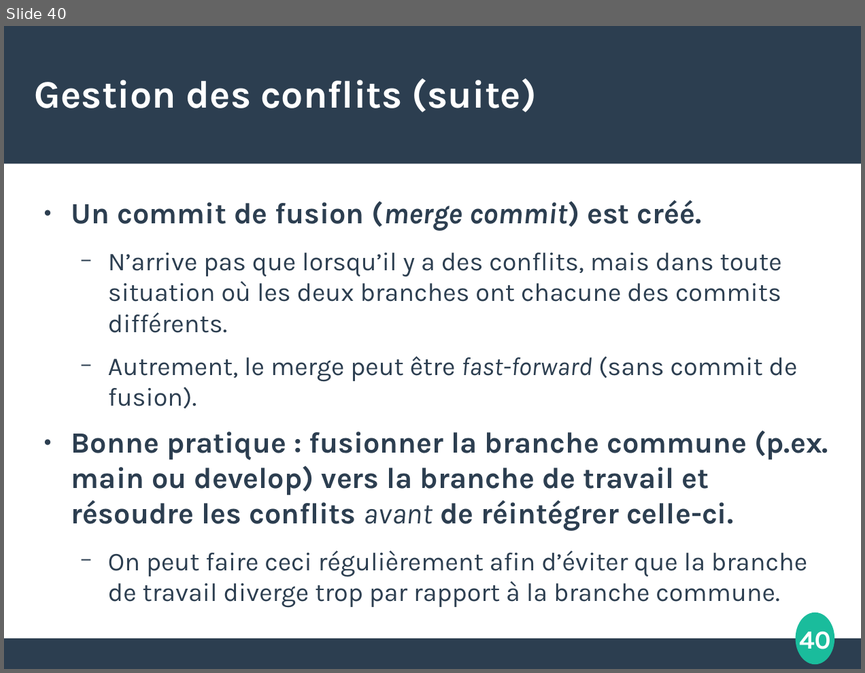
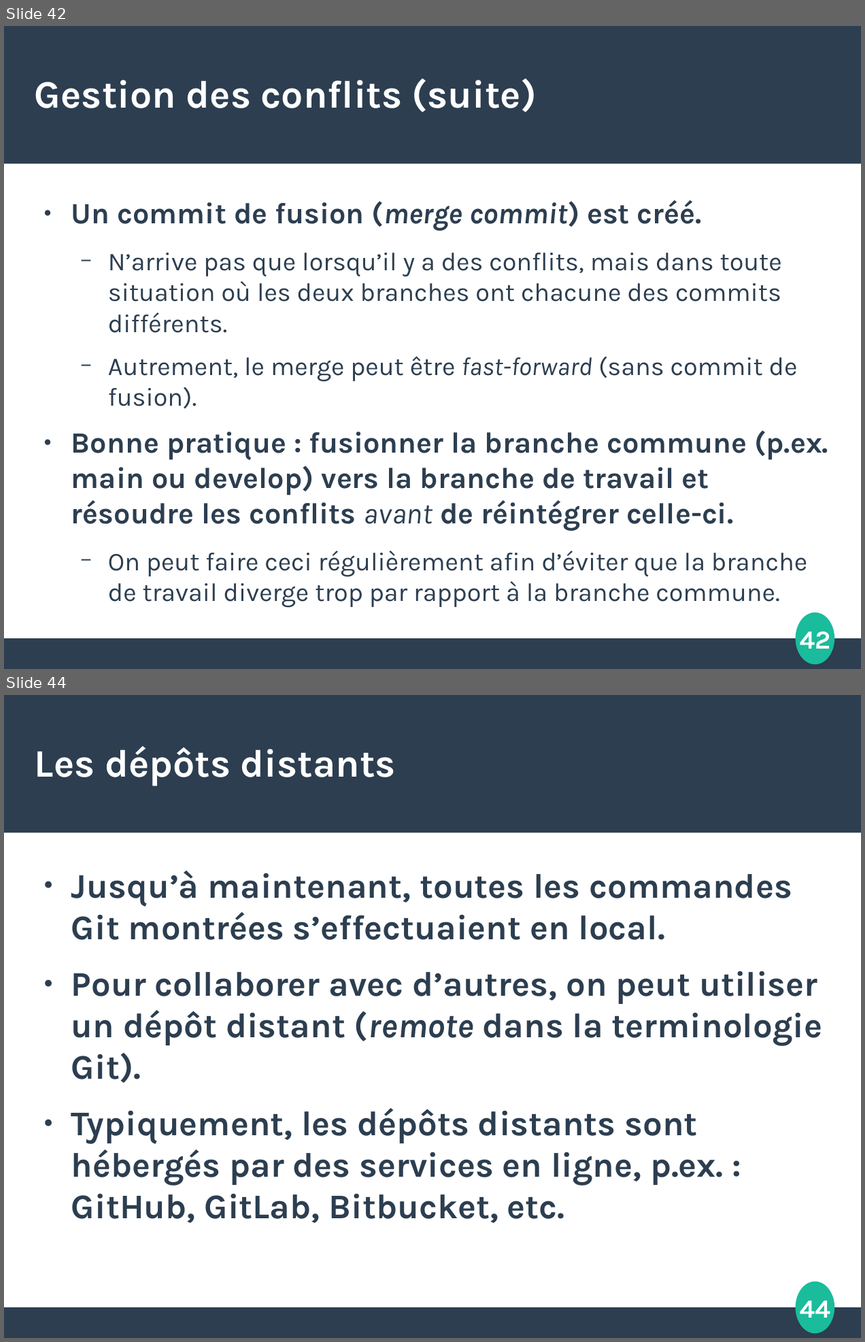
Before and after one commit to etdube/formation_git, a slide deck: Présentation git.odp. Shown one above the other, each under a label of ours: slide 40 before the commit, slides 42 and 44 after it; the slides between them are not shown. The pictures are 865x673 and 865x1342 pixels, drawn with LibreOffice and Linux fonts; fonts in the diff are those of the drawing. Boxes give left, top, right and bottom in pixels: in the first picture for what was removed or moved away, otherwise in the second. Text is boxed around its words. In the diff, an @@ line names an element or a change of style, - is before the commit and + after.

Commit message:
Section branches distantes

```diff
--- a/Présentation git.odp
+++ b/Présentation git.odp
@@ slide 44 added at [4, 695, 861, 1338], background #FFFFFF; not listed: 4 template elements that a slide beside it also shows @@
@@ title added at [35, 746, 396, 785], 36 pt, text #FFFFFF, bold @@
+Les dépôts distants
@@ text added at [71, 870, 823, 1223], 32 pt, text #2C3E50, bold @@
+● Jusqu’à maintenant, toutes les commandes Git montrées s’effectuaient en local.
+● Pour collaborer avec d’autres, on peut utiliser un dépôt distant (remote dans la terminologie Git).
+● Typiquement, les dépôts distants sont hébergés par des services en ligne, p.ex. : GitHub, GitLab, Bitbucket, etc.
@@ what was slide 40 is now slide 42 @@
@@ page number at [800, 631, 831, 655]: text changed @@
-40
+42
```
Also in this commit, not shown: 1 slide changed, 21 other slides added.
